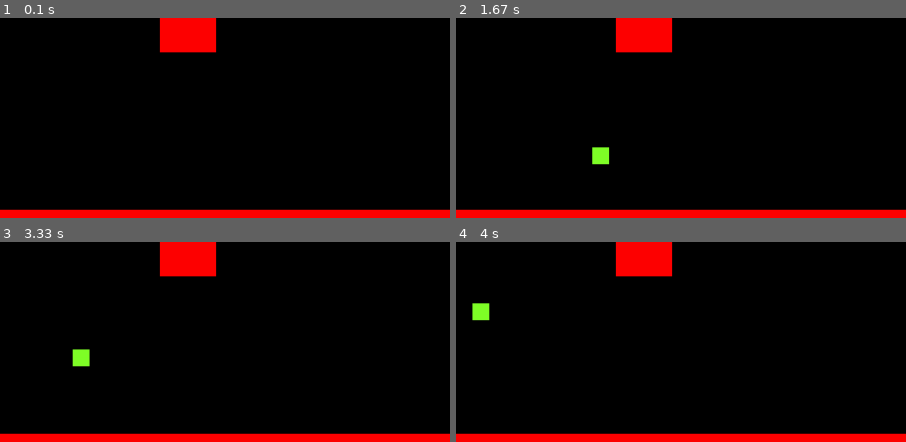
Above: before the commit, frames 1-4 (two rows, left to right).
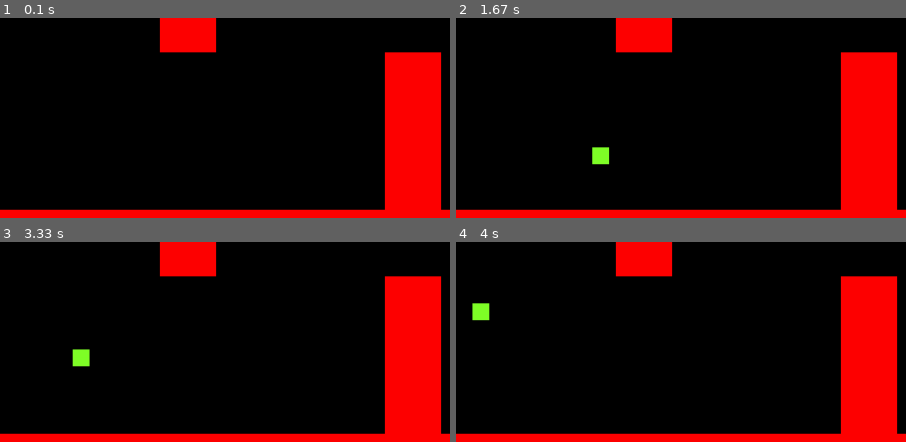
Above: after the commit, the same moments.

Repository: VoldyMoldy/pygame-platformer
Game: pygame game, started from game.py
Two runs of this game, one before a commit and one after it. Both use one fixed random seed, a clock stepped at 60 frames per second and the inputs below.
Inputs:
- Up to frame 1 (0.1 s): no input
- Up to frame 2 (1.67 s): tap Space at 0.33, 0.73, 1.03, 1.23, 1.53 s; hold Right 0.67-1.13 s; hold Right 1.17-1.63 s
- Up to frame 3 (3.33 s): hold Left 1.67-2.2 s; tap Space at 1.73, 2.03, 2.3, 2.6, 2.73, 3.03 s; hold Left 2.23-2.63 s; hold Right 2.67-3.3 s
- Up to frame 4 (4 s): hold Left 3.33-3.8 s; tap Space at 3.4, 3.7, 3.9 s; hold Right from 3.83 s (still down)
The pictures show only the part of the screen within x 4-54%, y 49-99%; the shares and areas given below are measured in that part.

The runs differ from the first frame. In frame 1, 10% of the frame differs, in the area x 85-99%, y 17-96%; in frame 2, 10%; in frame 3, 10%; in frame 4, 10%.

Commit message:
updated collision to work with multiple platforms

Diff:
--- a/game.py
+++ b/game.py
@@ -31,11 +31,11 @@
 
 #collision direction
 def determineSide(rect1, rect2):
-    if rect1.midtop[1] > rect2.midtop[1]:
+    if rect1.top > rect2.top:
         return "top"
-    elif rect1.midleft[0] > rect2.midleft[0]:
+    elif rect1.left > rect2.left:
         return "left"
-    elif rect1.midright[0] < rect2.midright[0]:
+    elif rect1.right < rect2.right:
         return "right"
     else:
         return "bottom"
@@ -91,10 +91,10 @@
         if hits or EX_JUMPS > 0:
             self.vel.y = -15
             if self.walljump == 'left':
-                self.vel.y *= 2
+                self.vel.y = -30
                 self.vel.x = -10
             elif self.walljump == 'right':
-                self.vel.y *= 2
+                self.vel.y = -30
                 self.vel.x = 10
             if not hits:
                EX_JUMPS = EX_JUMPS - 1
@@ -108,27 +108,28 @@
         hits = pygame.sprite.spritecollide(P1, platforms, False)
         if hits:
             print(determineSide(hits[0].rect, self.rect))
-        if P1.vel.y > 0 and hits and determineSide(hits[0].rect, self.rect) == 'top':
-            self.vel.y = 0
-            self.pos.y = hits[0].rect.top + 1
-            EX_JUMPS = 1
-        elif P1.vel.y < 0 and hits and determineSide(self.rect, hits[0].rect) == 'bottom':
-            self.vel.y = 0
-            self.pos.y = hits[0].rect.bottom - 1
-        if hits and determineSide(hits[0].rect, self.rect) == 'left':
-            if self.walljump == False:
-                self.vel.x = 0
-            self.vel.y /= 2
-            self.rect.right = hits[0].rect.left
-            self.walljump = 'left'
-        elif hits and determineSide(hits[0].rect, self.rect) == 'right':
-            if self.walljump == False:
-                self.vel.x = 0
-            self.vel.y /= 2
-            self.rect.left = hits[0].rect.right
-            self.walljump = 'right'
-        else:
-            self.walljump = False
+        for obj in hits:
+            if P1.vel.y > 0 and hits and determineSide(obj.rect, self.rect) == 'top':
+                self.vel.y = 0
+                self.pos.y = obj.rect.top + 1
+                EX_JUMPS = 1
+            elif hits and determineSide(self.rect, obj.rect) == 'bottom':
+                self.vel.y = 0
+                self.pos.y = obj.rect.bottom - 1
+            if hits and determineSide(obj.rect, self.rect) == 'left':
+                if self.walljump == False:
+                    self.vel.x = 0
+                self.vel.y /= 2
+                self.rect.right = obj.rect.left
+                self.walljump = 'left'
+            elif hits and determineSide(obj.rect, self.rect) == 'right':
+                if self.walljump == False:
+                    self.vel.x = 0
+                self.vel.y /= 2
+                self.rect.left = obj.rect.right
+                self.walljump = 'right'
+            else:
+                self.walljump = False
 
 #platform
 class platform(pygame.sprite.Sprite):
@@ -145,6 +146,7 @@
 PT1 = platform(WIDTH, 20, (WIDTH/2, HEIGHT - 10))
 PT2 = platform(100, 400, (400, 400))
 PT3 = platform(100, 400, (1200, 400))
+PT4 = platform(100, 400, (800, 800))
 P1 = Player()
 
 #assign player and platform to group of all sprites
@@ -152,6 +154,7 @@
 all_sprites.add(PT1)
 all_sprites.add(PT2)
 all_sprites.add(PT3)
+all_sprites.add(PT4)
 all_sprites.add(P1)
 
 #assign platform to group for platforms
@@ -159,6 +162,7 @@
 platforms.add(PT1)
 platforms.add(PT2)
 platforms.add(PT3)
+platforms.add(PT4)
 
 #game loop
 while True:
